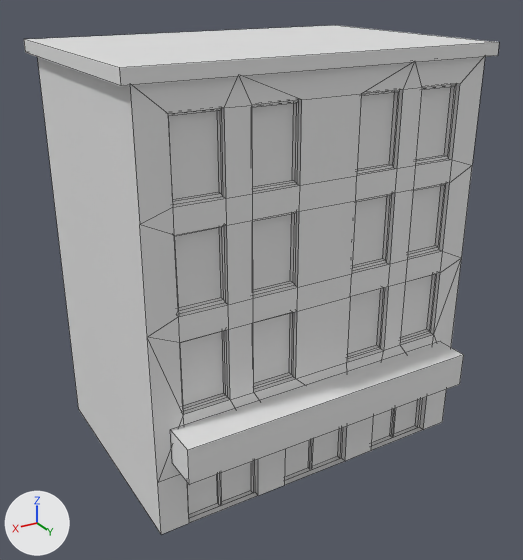
A saved change to the Blender file cubeman-resources/models/scenario/Level Prologue/Buildings/Micelanious/Destruction Buildings/model-destruction-scenario-static-level0-building-2.blend.
Before and after are seen from a camera (50 mm lens) standing at (36.4, 30.1, 38.3) and looking at (6.3, -20.1, 13.2). Arrows for +X, +Y and +Z are at lower left; the lights stay in place. Mesh edges are drawn as thin lines.

Names of what the first picture shows: 'house'.
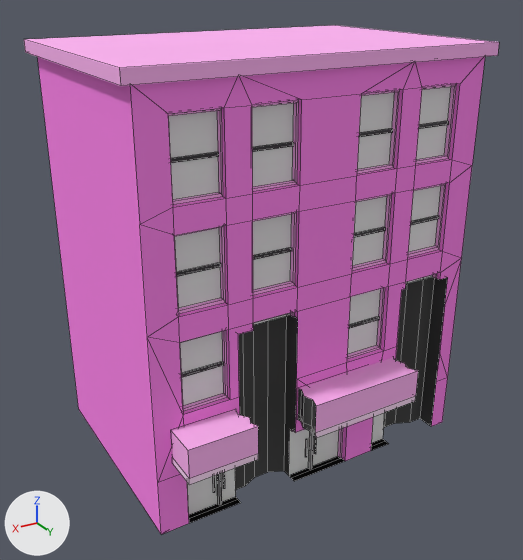
Changed parts and their boxes [x1, y1, x2, y2] in the pictures (523 x 560 px):
part 1 of me_scene_007, deleted: before [390, 408, 396, 437]
part 2 of me_scene_007, built on: before [171, 258, 464, 523]; after [171, 121, 462, 523]
part 3 of me_scene_007, surface changed: [168, 87, 451, 406] in both
part 4 of me_scene_007, recoloured (grey to pink): [24, 25, 499, 534] in both
part 5 of me_scene_007, recoloured: [217, 439, 313, 505] in both

Edits to the bpy script that builds the scene:
```text
Add img_building_texture:
    img_building_texture = load_image('building texture', '../../../../../../../cubeman-source-code/Assets/Models/Scenario/Level Prologue Cubecity/Buildings/Destroyed Building/Texture/Destroyed Building 2/texture-scenario-static-level0-destroyed-building-2-static.tga', 1024, 1024, 'sRGB')
Add mat_material_glass:
    mat_material_glass = principled_material('material_glass')
    mat_material_glass.base_color = (0.8, 0.8, 0.8)  # white #e7e7e7
Add mat_material_metal:
    mat_material_metal = principled_material('material_metal')
    mat_material_metal.texture = img_building_texture
Add mat_material_brick:
    mat_material_brick = principled_material('material_brick')
    mat_material_brick.texture = img_building_texture
    mat_material_brick.specular_ior_level = 0.0
Change me_scene_007:
    used by ob_house; location = (0.0, 0.0, 0.0)
    remove me_scene_007.from_pydata(...)  # 302 vertices, 276 faces; spans x -10.0..21.2, y -32.7..-9.0, z -2.2..33.0
    add me_scene_007.from_pydata(...)  # 488 vertices, 364 faces; spans x -10.0..21.2, y -32.7..-9.0, z -2.2..33.0
    me_scene_007 part 1: the loose piece of 10 vertices spanning x -3.7..-3.4, y -12.7..-12.5, z -2.2..2.6 is deleted
    me_scene_007 part 2
    38 vertices are removed from x -7.8..12.0, y -12.7..-9.0, z -2.2..8.2
    66 faces are deleted
    5 vertices move from x -6.7..11.8, y -12.7..-12.6, z 2.6..8.2 to x -6.7..13.3, y -12.7..-12.6, z 2.6..13.4
    172 vertices are added at x -7.8..19.1, y -14.0..-9.0, z -2.2..27.0
    8 new vertices lie (0.0, 0.0, -0.6) away from vertices in x -6.8..12.0, y -12.2..-11.8, z 14.0
    6 new vertices lie (0.0, 0.0, -0.4) away from vertices in x -6.7..11.9, y -12.6..-12.2, z 13.8
    16 new vertices lie (0.0, 0.0, 2.5) away from vertices in x -7.8..13.8, y -12.0..-9.0, z 3.4..4.5
    15 new vertices lie (0.0, 0.0, -0.5) away from vertices in x -2.5..13.8, y -12.0..-9.0, z 4.5
    10 new vertices lie (0.0, 0.0, 1.9) away from vertices in x 5.2..15.4, y -12.7..-12.5, z -0.9
    7 new vertices lie (0.0, 0.0, 15.6) away from vertices in x -7.8..12.0, y -14.0..-13.4, z -2.2
    99 new faces join them, mat_material_brick (picture img_building_texture)
    5 new faces join them, mat_material_glass (white #e7e7e7)
    54 new faces join them, mat_material_metal (picture img_building_texture)
    me_scene_007 part 3: 206 kept faces spanning x -10.0..21.2, y -32.7..-11.3, z -2.2..33.0 get new texture (UV) coordinates
    me_scene_007 part 4: 188 faces spanning x -10.0..21.2, y -32.7..-11.3, z -2.2..33.0 switch from no material to mat_material_brick (picture img_building_texture)
    me_scene_007 part 5: 8 faces spanning x 5.6..15.0, y -12.7..-12.5, z -2.2..2.6 switch from no material to mat_material_metal (picture img_building_texture)
    add me_scene_007.materials.append(mat_material_glass)  # white #e7e7e7
```
